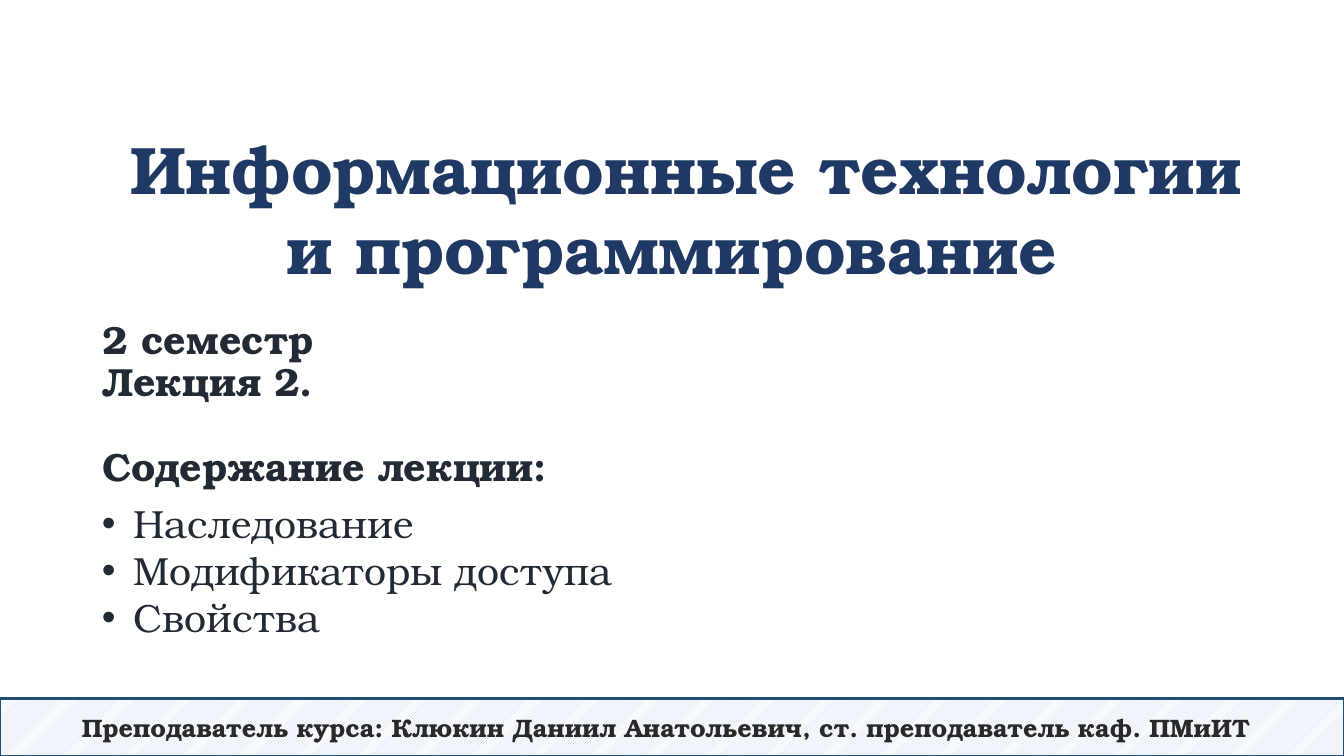
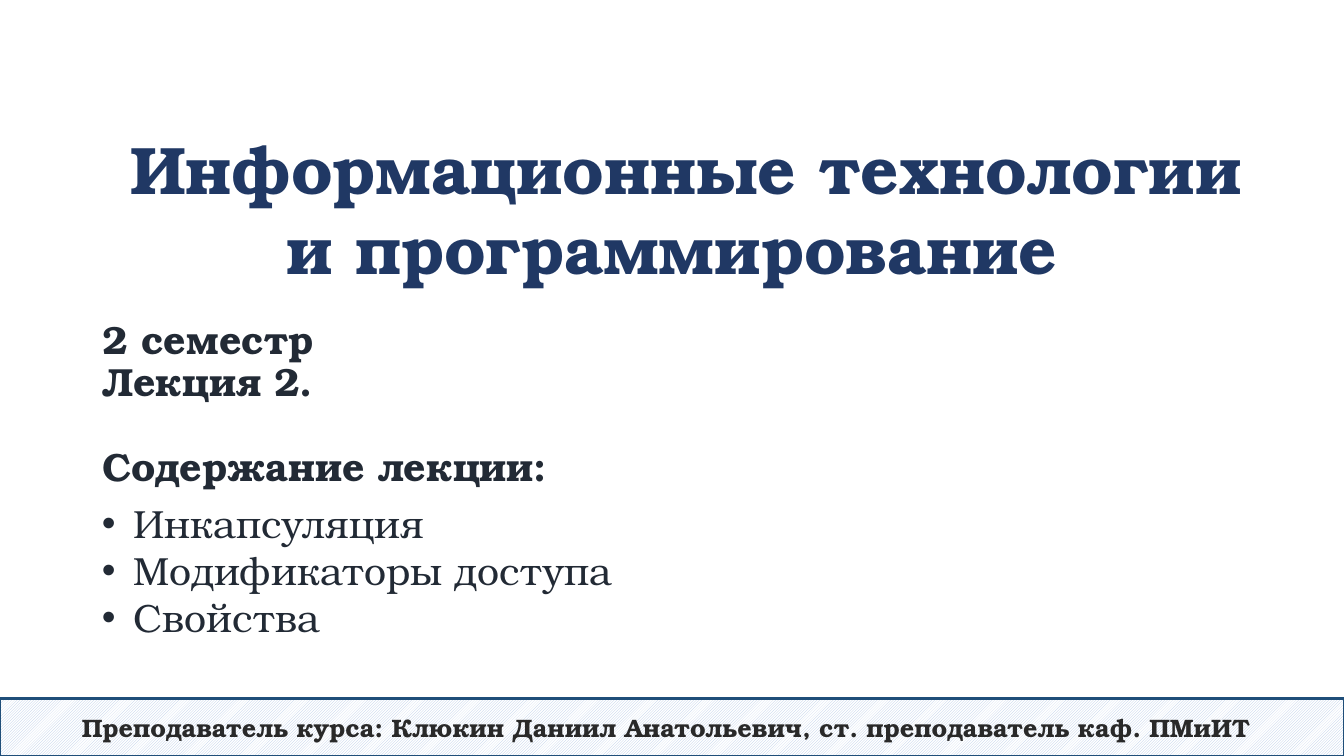
Before and after one commit to DaniilKlyukin/ITiP-2, a slide deck: slide 1 of Лекции/ИТиП 2 лек 2.pptx. Drawn at 1344x756 pixels with LibreOffice and Linux fonts; fonts in the diff are those of the drawing. Boxes give left, top, right and bottom in pixels: in the first picture for what was removed or moved away, otherwise in the second. Text is boxed around its words. In the diff, an @@ line names an element or a change of style, - is before the commit and + after.

```diff
--- a/Лекции/ИТиП 2 лек 2.pptx
+++ b/Лекции/ИТиП 2 лек 2.pptx
@@ text at (x1=133, y1=511, x2=423, y2=547): text changed @@
-• Наследование
+• Инкапсуляция
```
Also in this commit, not shown: 1 other slide changed, 14 slides added, 17 slides removed, 6 other files.
